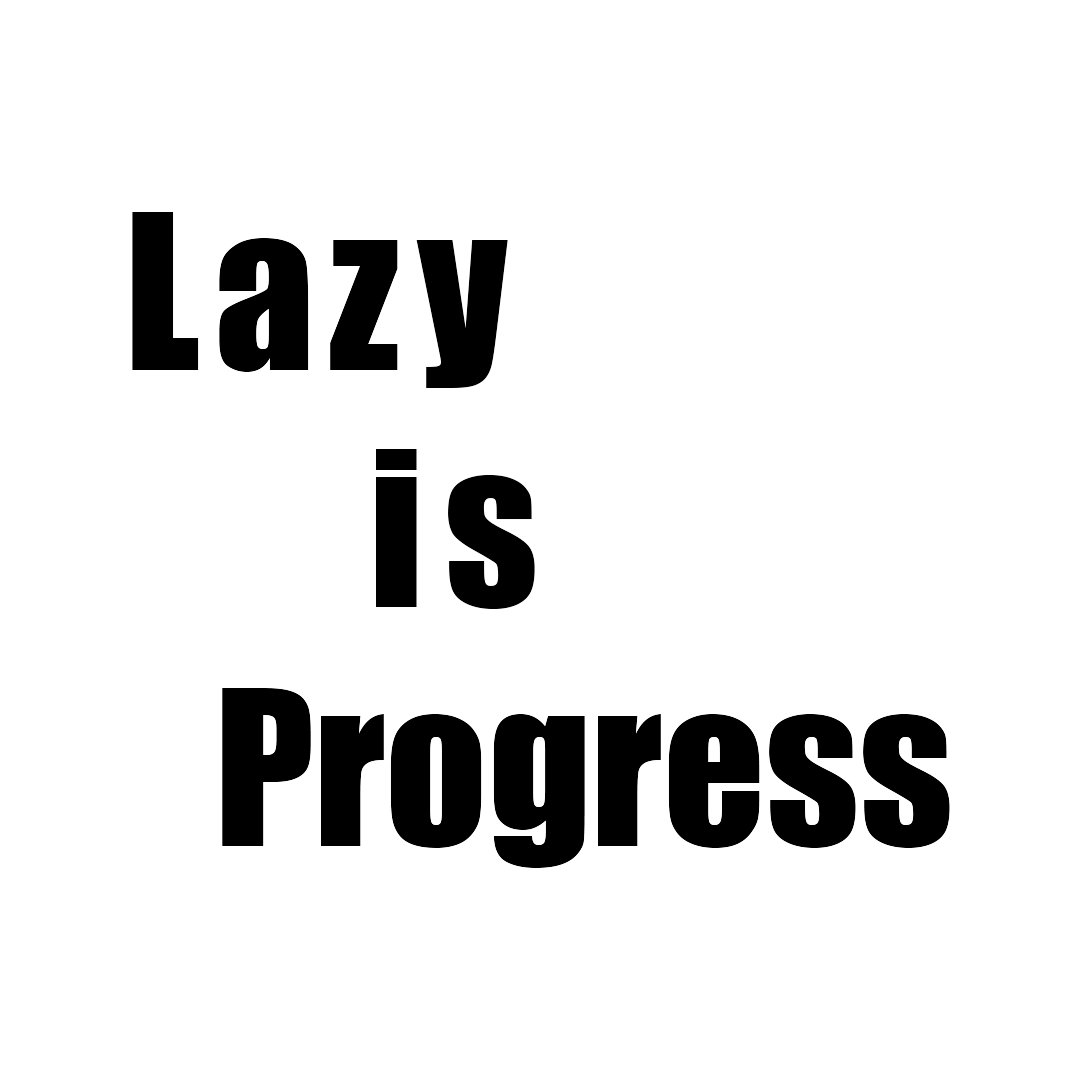
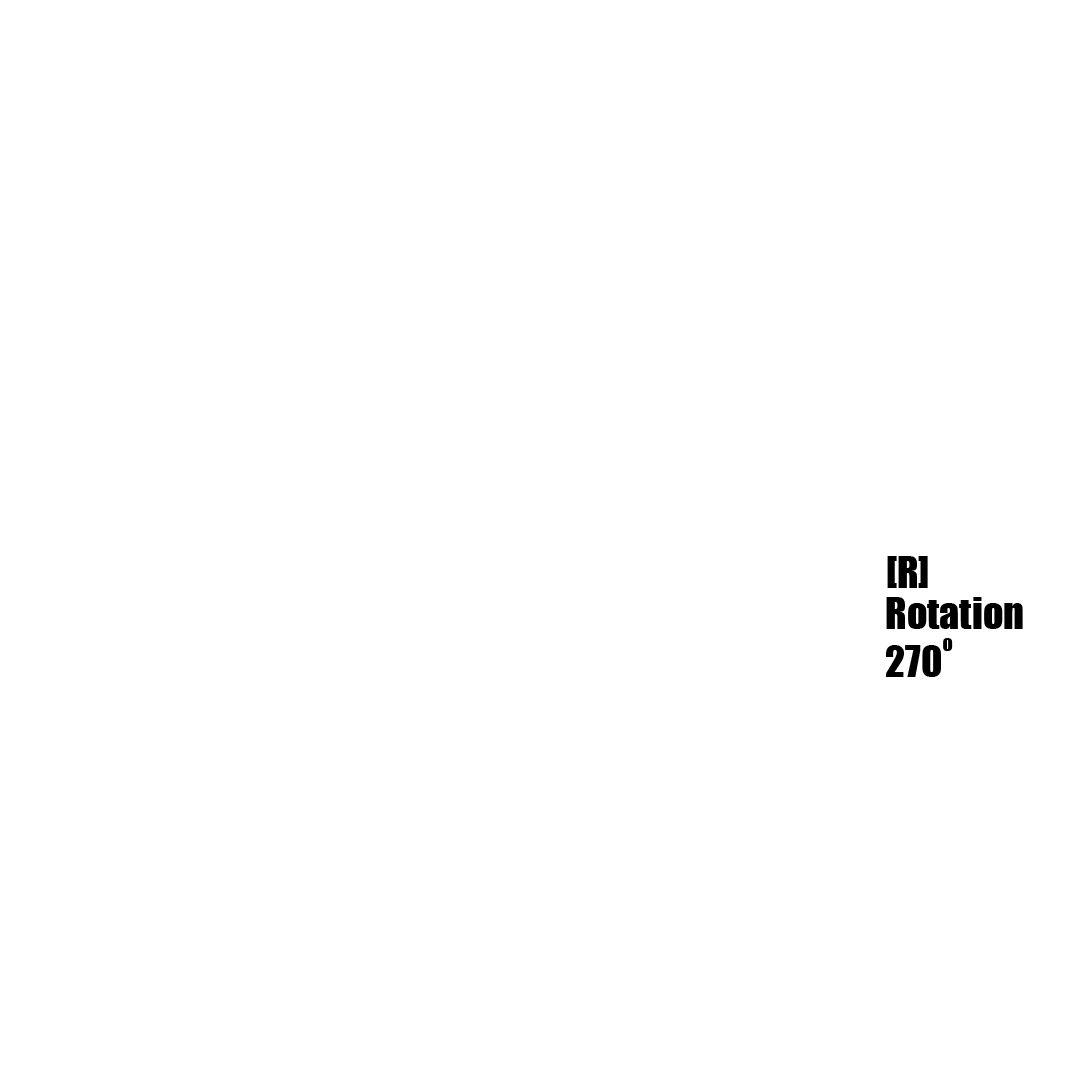
Two versions of the same layered image (1080px x 1080px). Layer-by-layer changes:
added group "UI for Level Editor" with 24 layers above "Loading Screen" over left=222, top=540, right=1023, bottom=868
added layer "o" (1st of 2, in "UI for Level Editor") in group "UI for Level Editor" over left=943, top=638, right=953, bottom=651
added layer "270" in group "UI for Level Editor" over left=886, top=645, right=941, bottom=677
added layer "Rotation" in group "UI for Level Editor" over left=886, top=597, right=1023, bottom=629
added layer "[R]" in group "UI for Level Editor" over left=887, top=556, right=928, bottom=588
hid group "Splash Screen" (14 layers) over left=132, top=212, right=958, bottom=868
